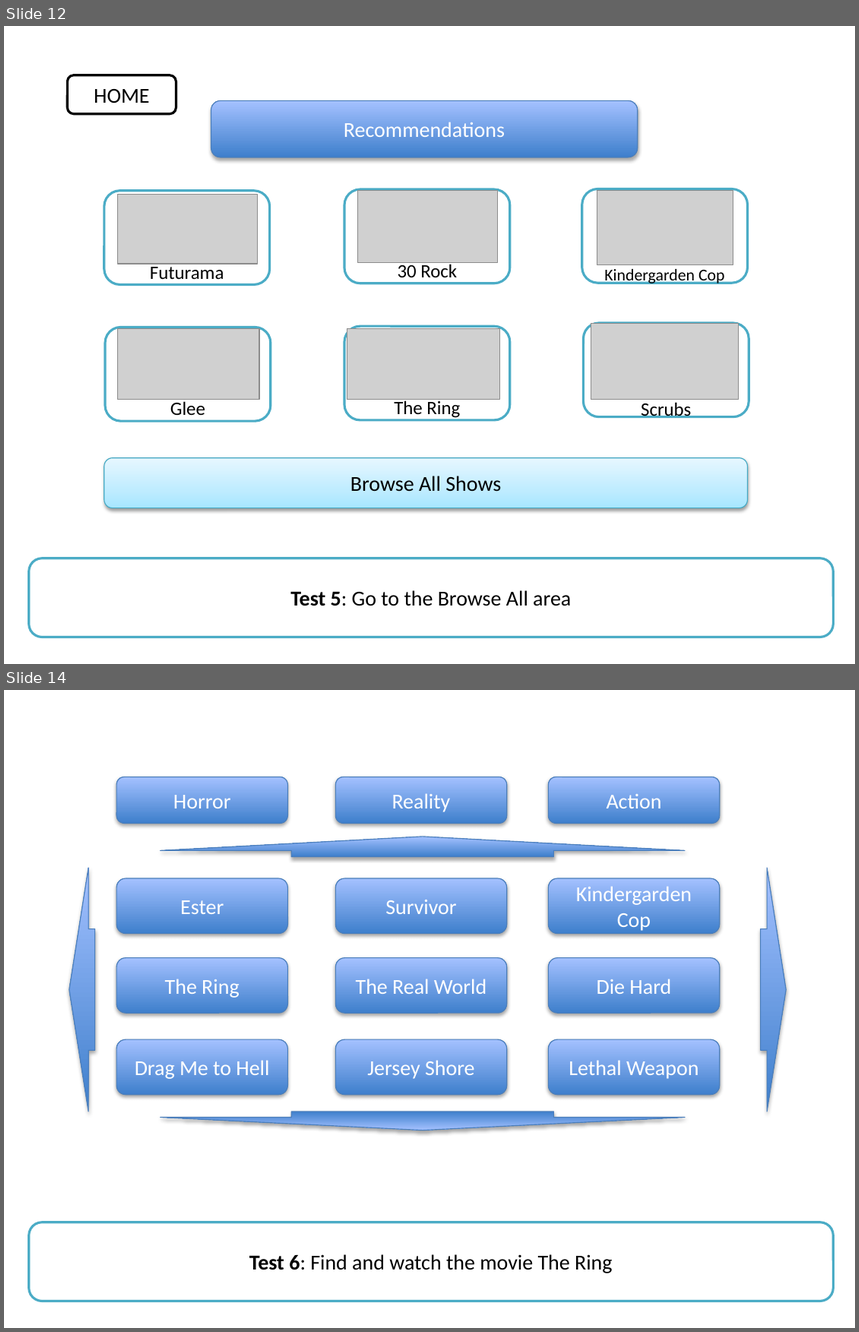
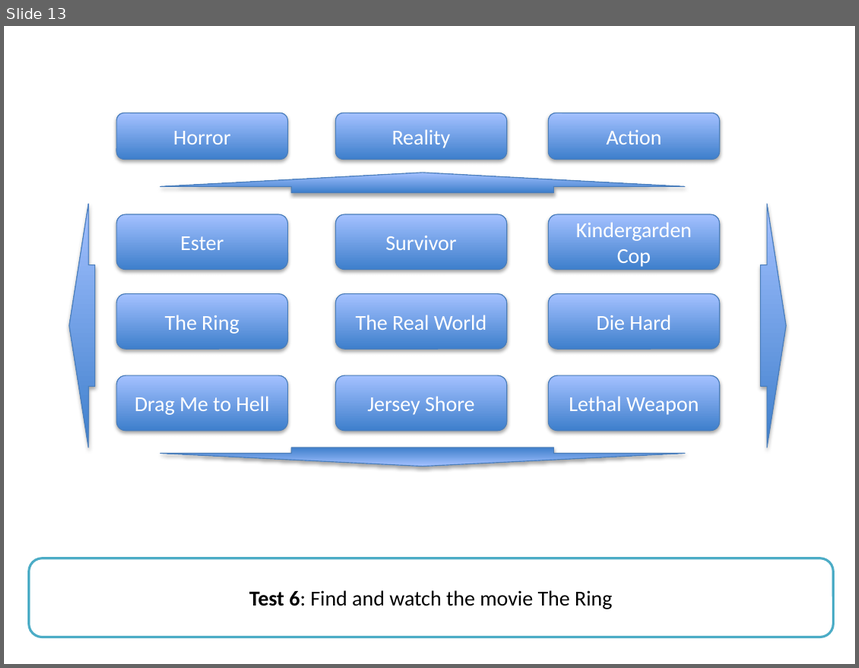
Before and after one commit to kennyk616/CS247-P4-Website, a slide deck: download/woz1.pptx. Shown one above the other, each under a label of ours: slides 12 and 14 before the commit, slide 13 after it; the slides between them are not shown. The pictures are 859x1332 and 859x668 pixels, drawn with LibreOffice and Linux fonts; fonts in the diff are those of the drawing; grey boxes stand for pictures; background and template pictures are left out. Boxes give left, top, right and bottom in pixels: in the first picture for what was removed or moved away, otherwise in the second. Text is boxed around its words. In the diff, an @@ line names an element or a change of style, - is before the commit and + after.

Commit message:
include woz1 use case, ppt, images

```diff
--- a/download/woz1.pptx
+++ b/download/woz1.pptx
@@ slide 12 removed at [4,26,855,664], background picture (left out) @@
@@ rounded rectangle removed at [67,75,176,114] @@
-HOME
@@ rounded rectangle removed at [211,101,637,158] @@
-Recommendations
@@ rounded rectangle removed at [104,191,269,284] @@
-Futurama
@@ picture removed at [117,195,257,265] @@
@@ rounded rectangle removed at [344,189,509,283] @@
-30 Rock
@@ picture removed at [358,191,498,263] @@
@@ rounded rectangle removed at [582,189,747,283] @@
-Kindergarden Cop
@@ picture removed at [598,191,733,265] @@
@@ rounded rectangle removed at [105,327,271,421] @@
-Glee
@@ picture removed at [117,329,259,400] @@
@@ rounded rectangle removed at [344,326,509,420] @@
-The Ring
@@ picture removed at [347,329,500,400] @@
@@ rounded rectangle removed at [584,323,749,417] @@
-Scrubs
@@ picture removed at [591,324,739,400] @@
@@ rounded rectangle removed at [104,458,748,509] @@
-Browse All Shows
@@ rounded rectangle removed at [28,559,833,638] @@
-Test 5: Go to the Browse All area
@@ what was slide 14 is now slide 13 @@
```
Also in this commit, not shown: 1 slide changed, 5 other files.
